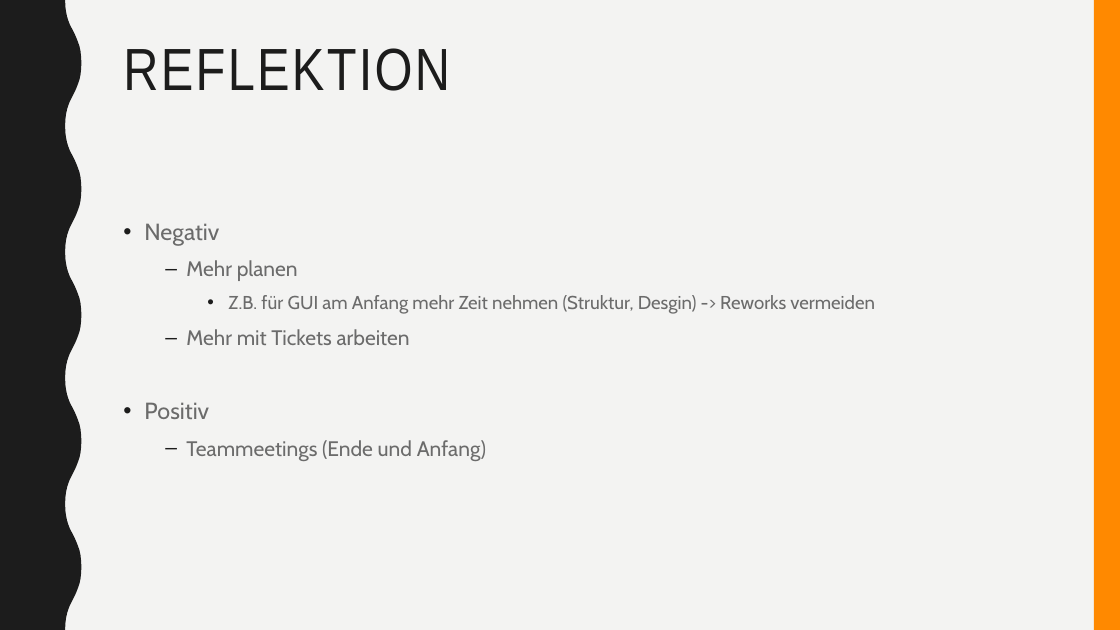
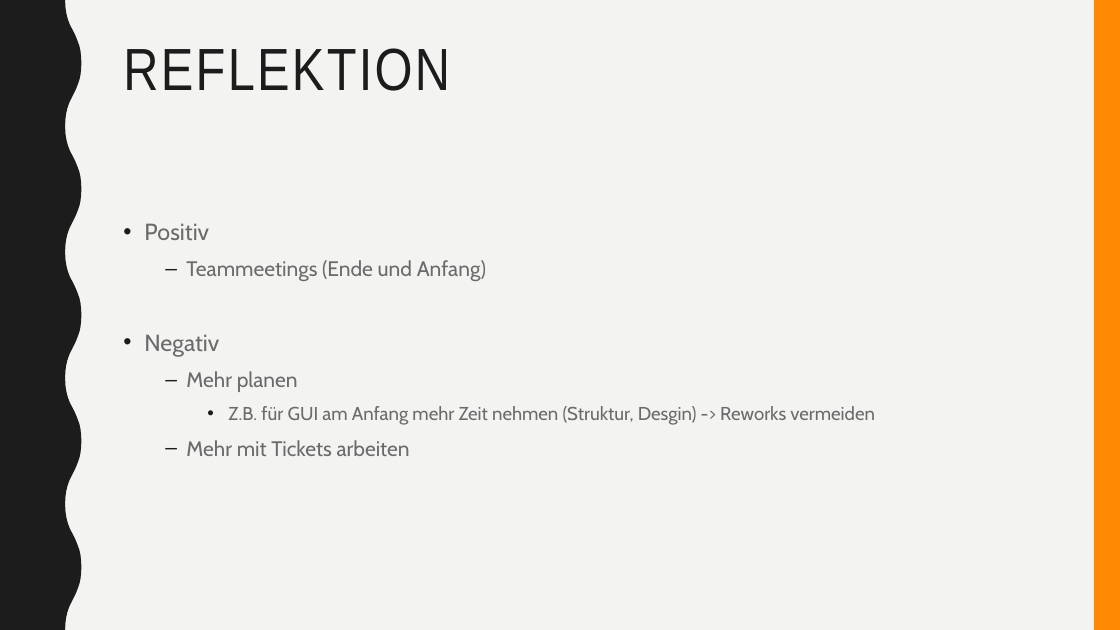
Before and after one commit to Catnessity/Email_Manager, a slide deck: slide 18 of C_Mail.pptx (slide 17 before the commit). Drawn at 1120x630 pixels with LibreOffice and Linux fonts; fonts in the diff are those of the drawing. Boxes give left, top, right and bottom in pixels: in the first picture for what was removed or moved away, otherwise in the second. Text is boxed around its words. In the diff, an @@ line names an element or a change of style, - is before the commit and + after.

```diff
--- a/C_Mail.pptx
+++ b/C_Mail.pptx
@@ text at (144,223,486,281): paragraphs added @@
+• Positiv
+  – Teammeetings (Ende und Anfang)
@@ text at (144,402,486,461): paragraphs removed @@
-• Positiv
-  – Teammeetings (Ende und Anfang)
```
Also in this commit, not shown: 2 other slides changed, 5 slides added, 4 slides removed, 1 other file.
